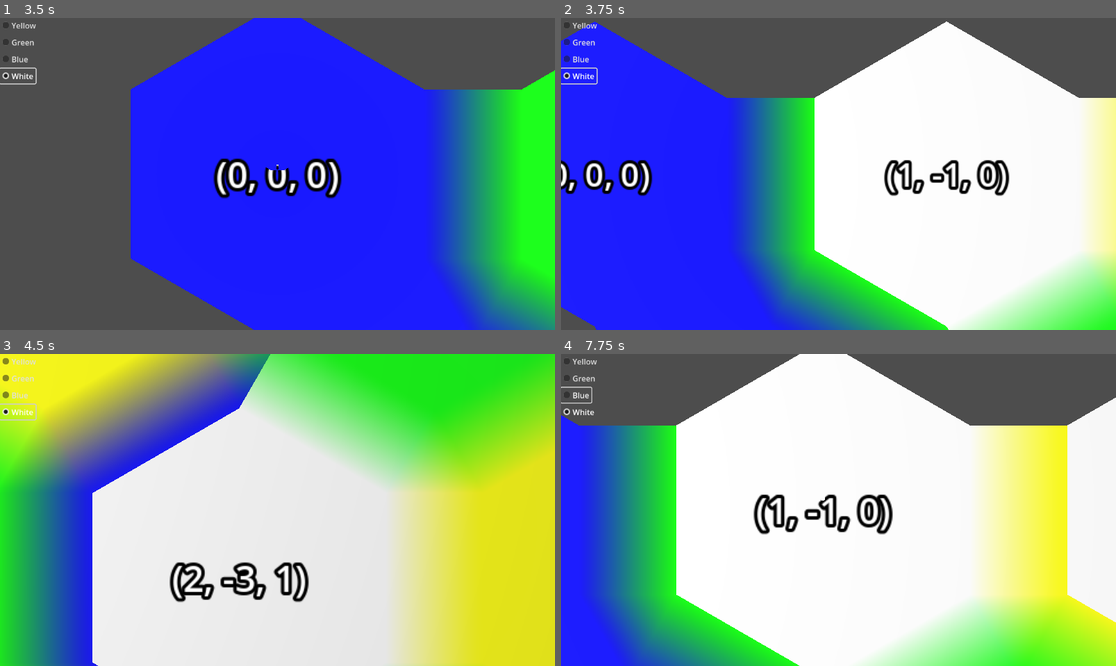
Above: before the commit, frames 1-4 (two rows, left to right).
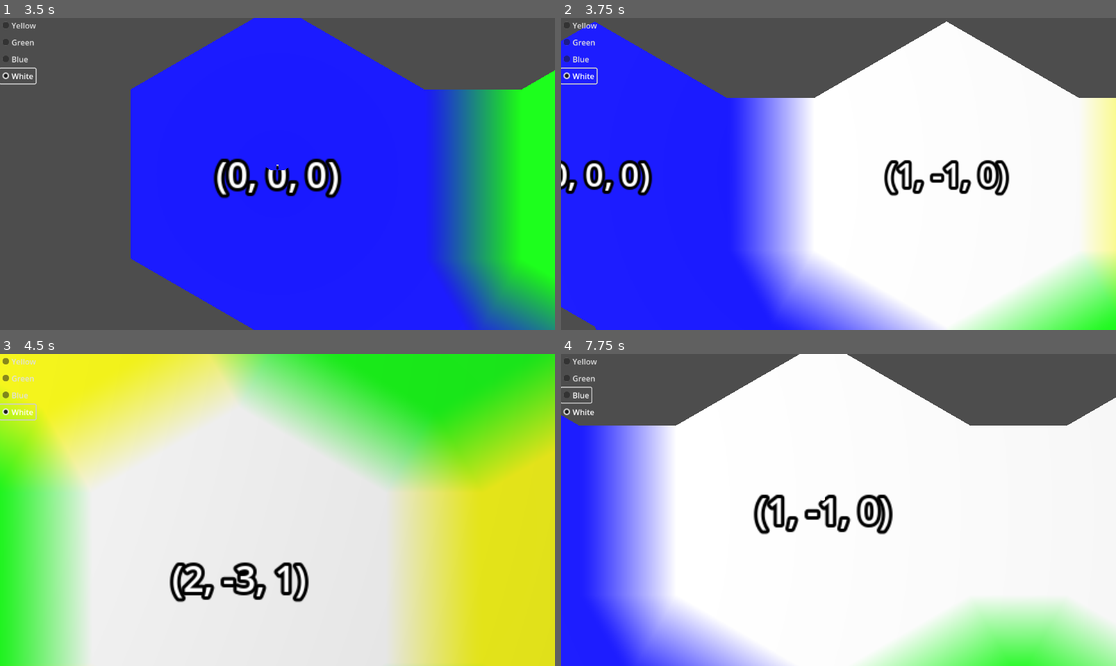
Above: after the commit, the same moments.

Repository: davepruitt/hex_map_godot
Game: Godot game, scene res://main.tscn
Two runs of this game, one before a commit and one after it. Both use one fixed random seed, a clock stepped at 60 frames per second and the inputs below.
Inputs (mouse positions are in pixels of both pictures, inside the frame that each line leads up to):
- Up to frame 1 (3.5 s): click "Yellow" at 0.5 s; click "Green" at 1.25 s; click "Blue" at 2 s; click "White" at 2.75 s
- Up to frame 2 (3.75 s): tap Enter at 3.5 s; move the mouse to (960, 158) at 3.52 s; hold Right (ui_right) from 3.53 s (still down); tap Z at 3.6 s; click (960, 158) at 3.67 s
- Up to frame 3 (4.5 s): move the mouse to (166, 525) at 4.27 s; release Right (ui_right) at 4.28 s; hold Down (ui_down) from 4.28 s (still down); tap X at 4.35 s; click (166, 525) at 4.42 s
- Up to frame 4 (7.75 s): move the mouse to (894, 441) at 5.02 s; release Down (ui_down) at 5.03 s; hold Right (ui_right) 5.03-5.78 s; tap Z at 5.1, 6.6 s; click (894, 441) at 5.17 s; move the mouse to (810, 572) at 5.77 s; hold Up (ui_up) 5.78-6.53 s; tap X at 5.85, 7.35 s; click (810, 572) at 5.92 s; move the mouse to (1005, 556) at 6.52 s; hold Left (ui_left) from 6.53 s (still down); click (1005, 556) at 6.67 s; move the mouse to (672, 463) at 7.27 s; click (672, 463) at 7.42 s

Frame 1 is identical in both runs. In frame 2, 13% of the frame differs, in the area x 31-70%, y 25-100%; in frame 3, 20%; in frame 4, 27%, in the area x 5-100%, y 22-100%.

Commit message:
Cleaning up the code a little bit and following section 1 of tutorial 3.

Diff:
--- a/hex_project_godot/hex_cell.gd
+++ b/hex_project_godot/hex_cell.gd
@@ -1,26 +1,5 @@
 class_name HexCell
 extends Node3D
-
-#region Constants
-
-const OUTER_RADIUS: float = 1.0
-const INNER_RADIUS: float = OUTER_RADIUS * 0.866025404
-
-const CORNERS = [
-	Vector3(0, 0, OUTER_RADIUS),
-	Vector3(INNER_RADIUS, 0, 0.5 * OUTER_RADIUS),
-	Vector3(INNER_RADIUS, 0, -0.5 * OUTER_RADIUS),
-	Vector3(0, 0, -OUTER_RADIUS),
-	Vector3(-INNER_RADIUS, 0, -0.5 * OUTER_RADIUS),
-	Vector3(-INNER_RADIUS, 0, 0.5 * OUTER_RADIUS),
-	Vector3(0, 0, OUTER_RADIUS),
-]
-
-const SOLID_FACTOR: float = 0.75
-
-const BLEND_FACTOR: float = 1.0 - SOLID_FACTOR
-
-#endregion
 
 #region Exported variables
 
@@ -46,6 +25,9 @@
 ## This is an array of all neighbors of this hex cell
 var hex_neighbors: Array[HexCell] = [null, null, null, null, null, null]
 
+## This is the elevation of the hex cell
+var elevation: int = 0
+
 #endregion
 
 #region Overrides
@@ -62,6 +44,16 @@
 
 #region Public methods
 
+func generate_mesh () -> void:
+	_create_mesh()
+
+func generate_mesh_with_color (c: Color) -> void:
+	#Set the color used for each vertex in the hex mesh
+	hex_color = c
+
+	#Regenerate the hex mesh
+	_create_mesh()
+
 func get_neighbor (direction: HexDirectionsClass.HexDirections) -> HexCell:
 	return hex_neighbors[int(direction)]
 
@@ -72,16 +64,6 @@
 	#Set this cell as a neighbor of the other cell
 	var opposite_direction = HexDirectionsClass.opposite(direction)
 	cell.hex_neighbors[int(opposite_direction)] = self
-
-func regenerate_mesh (c: Color) -> void:
-	#Set the color used for each vertex in the hex mesh
-	hex_color = c
-
-	#Regenerate the hex mesh
-	_create_mesh()
-
-func regenerate_mesh_no_changes () -> void:
-	_create_mesh()
 
 #endregion
 
@@ -167,18 +149,18 @@
 #region Public static methods
 
 static func get_first_corner (direction: HexDirectionsClass.HexDirections) -> Vector3:
-	return CORNERS[int(direction)]
+	return HexMetrics.CORNERS[int(direction)]
 
 static func get_second_corner (direction: HexDirectionsClass.HexDirections) -> Vector3:
-	return CORNERS[int(direction) + 1]
+	return HexMetrics.CORNERS[int(direction) + 1]
 
 static func get_first_solid_corner (direction: HexDirectionsClass.HexDirections) -> Vector3:
-	return CORNERS[int(direction)] * SOLID_FACTOR
+	return HexMetrics.CORNERS[int(direction)] * HexMetrics.SOLID_FACTOR
 
 static func get_second_solid_corner (direction: HexDirectionsClass.HexDirections) -> Vector3:
-	return CORNERS[int(direction) + 1] * SOLID_FACTOR
+	return HexMetrics.CORNERS[int(direction) + 1] * HexMetrics.SOLID_FACTOR
 
 static func get_bridge (direction: HexDirectionsClass.HexDirections) -> Vector3:
-	return (CORNERS[int(direction)] + CORNERS[int(direction) + 1]) * BLEND_FACTOR
+	return (HexMetrics.CORNERS[int(direction)] + HexMetrics.CORNERS[int(direction) + 1]) * HexMetrics.BLEND_FACTOR
 
 #endregion
--- a/hex_project_godot/hex_coordinates.gd
+++ b/hex_project_godot/hex_coordinates.gd
@@ -51,10 +51,10 @@
 
 static func FromPosition(position: Vector3) -> HexCoordinates:
 	#This function determines hex coordinates from a Vector3 position within the local hex grid
-	var x = position.x / (HexCell.INNER_RADIUS * 2.0)
+	var x = position.x / (HexMetrics.INNER_RADIUS * 2.0)
 	var y = -x
 
-	var offset = position.z / (HexCell.OUTER_RADIUS * 3.0)
+	var offset = position.z / (HexMetrics.OUTER_RADIUS * 3.0)
 	x -= offset
 	y -= offset
 
--- a/hex_project_godot/hex_grid.gd
+++ b/hex_project_godot/hex_grid.gd
@@ -45,9 +45,7 @@
 			#Increment i
 			i += 1
 
-	for j in range(0, len(_hex_cells)):
-		_hex_cells[j].regenerate_mesh_no_changes()
-
+	refresh()
 
 # Called every frame. 'delta' is the elapsed time since the previous frame.
 func _process(delta: float) -> void:
@@ -57,15 +55,12 @@
 
 #region Public methods
 
-func color_cell(position: Vector3, color_to_use: Color) -> void:
+func get_cell (position: Vector3) -> HexCell:
 	#Convert the global position to a position within the hex grid
 	var inverse_transform_point = position * global_transform
 
 	#Convert the position in the hex grid to a set of coordinates within the hex grid
 	var coordinates: HexCoordinates = HexCoordinates.FromPosition(inverse_transform_point)
-
-	#Output the coordinates for debugging purposes
-	print_debug(str(coordinates))
 
 	#Find the index into the _hex_cells list for which hex object we want
 	var index = coordinates.X + coordinates.Z * width + coordinates.Z / 2.0
@@ -73,8 +68,12 @@
 	#Get the selected hex cell object
 	var cell = _hex_cells[index] as HexCell
 
-	#Regenerate the selected hex cell's mesh using the specified color
-	cell.regenerate_mesh(color_to_use)
+	#Return the cell
+	return cell
+
+func refresh () -> void:
+	for i in range(0, len(_hex_cells)):
+		_hex_cells[i].generate_mesh()
 
 #endregion
 
@@ -83,9 +82,9 @@
 func _create_cell(z: int, x: int, i: int) -> void:
 	#Create a Vector3 to store the new hex's position
 	var hex_position = Vector3(
-		(x + z * 0.5 - (z / 2)) * (HexCell.INNER_RADIUS * 2.0),
+		(x + z * 0.5 - (z / 2)) * (HexMetrics.INNER_RADIUS * 2.0),
 		0.0,
-		z * (HexCell.OUTER_RADIUS * 1.5)
+		z * (HexMetrics.OUTER_RADIUS * 1.5)
 	)
 
 	#Instantiate a hex cell object
--- /dev/null
+++ b/hex_project_godot/hex_metrics.gd
@@ -0,0 +1,24 @@
+class_name HexMetrics
+
+#region Constants
+
+const OUTER_RADIUS: float = 1.0
+const INNER_RADIUS: float = OUTER_RADIUS * 0.866025404
+
+const CORNERS = [
+	Vector3(0, 0, OUTER_RADIUS),
+	Vector3(INNER_RADIUS, 0, 0.5 * OUTER_RADIUS),
+	Vector3(INNER_RADIUS, 0, -0.5 * OUTER_RADIUS),
+	Vector3(0, 0, -OUTER_RADIUS),
+	Vector3(-INNER_RADIUS, 0, -0.5 * OUTER_RADIUS),
+	Vector3(-INNER_RADIUS, 0, 0.5 * OUTER_RADIUS),
+	Vector3(0, 0, OUTER_RADIUS),
+]
+
+const SOLID_FACTOR: float = 0.75
+
+const BLEND_FACTOR: float = 1.0 - SOLID_FACTOR
+
+const ELEVATION_STEP: float = 5.0
+
+#endregion
--- a/hex_project_godot/main.gd
+++ b/hex_project_godot/main.gd
@@ -15,6 +15,8 @@
 
 var camera_speed: float = 0.1
 
+var active_color: Color = Color.WHITE
+
 #endregion
 
 #region OnReady public data members
@@ -22,12 +24,9 @@
 @onready var scene_camera := $Camera3D
 @onready var hex_grid := $HexGrid
 
-@onready var check_box_1 := $CanvasLayer/HFlowContainer/CheckBox
-@onready var check_box_2 := $CanvasLayer/HFlowContainer/CheckBox2
-@onready var check_box_3 := $CanvasLayer/HFlowContainer/CheckBox3
-@onready var check_box_4 := $CanvasLayer/HFlowContainer/CheckBox4
+#endregion
 
-#endregion
+#region Overrides
 
 # Called when the node enters the scene tree for the first time.
 func _ready() -> void:
@@ -61,14 +60,34 @@
 
 			var result = space_state.intersect_ray(query)
 			if result:
-				var color_to_use = Color.WHITE
-				if check_box_1.button_pressed:
-					color_to_use = color_1
-				elif check_box_2.button_pressed:
-					color_to_use = color_2
-				elif check_box_3.button_pressed:
-					color_to_use = color_3
-				elif check_box_4.button_pressed:
-					color_to_use = color_4
+				var cell = hex_grid.get_cell(result.position)
+				_edit_cell(cell)
 
-				hex_grid.color_cell(result.position, color_to_use)
+#endregion
+
+#region GUI event handlers
+
+func _on_check_box_color_yellow_pressed() -> void:
+	active_color = color_1
+
+
+func _on_check_box_color_green_pressed() -> void:
+	active_color = color_2
+
+
+func _on_check_box_color_blue_pressed() -> void:
+	active_color = color_3
+
+
+func _on_check_box_color_white_pressed() -> void:
+	active_color = color_4
+
+#endregion
+
+#region Private methods
+
+func _edit_cell (cell: HexCell):
+	cell.hex_color = active_color
+	hex_grid.refresh()
+
+#endregion
--- a/hex_project_godot/main.tscn
+++ b/hex_project_godot/main.tscn
@@ -25,22 +25,27 @@
 offset_right = 40.0
 offset_bottom = 40.0
 
-[node name="CheckBox" type="CheckBox" parent="CanvasLayer/HFlowContainer"]
+[node name="CheckBox_ColorYellow" type="CheckBox" parent="CanvasLayer/HFlowContainer"]
 layout_mode = 2
 button_group = SubResource("ButtonGroup_jp0eq")
 text = "Yellow"
 
-[node name="CheckBox2" type="CheckBox" parent="CanvasLayer/HFlowContainer"]
+[node name="CheckBox_ColorGreen" type="CheckBox" parent="CanvasLayer/HFlowContainer"]
 layout_mode = 2
 button_group = SubResource("ButtonGroup_jp0eq")
 text = "Green"
 
-[node name="CheckBox3" type="CheckBox" parent="CanvasLayer/HFlowContainer"]
+[node name="CheckBox_ColorBlue" type="CheckBox" parent="CanvasLayer/HFlowContainer"]
 layout_mode = 2
 button_group = SubResource("ButtonGroup_jp0eq")
 text = "Blue"
 
-[node name="CheckBox4" type="CheckBox" parent="CanvasLayer/HFlowContainer"]
+[node name="CheckBox_ColorWhite" type="CheckBox" parent="CanvasLayer/HFlowContainer"]
 layout_mode = 2
 button_group = SubResource("ButtonGroup_jp0eq")
 text = "White"
+
+[connection signal="pressed" from="CanvasLayer/HFlowContainer/CheckBox_ColorYellow" to="." method="_on_check_box_color_yellow_pressed"]
+[connection signal="pressed" from="CanvasLayer/HFlowContainer/CheckBox_ColorGreen" to="." method="_on_check_box_color_green_pressed"]
+[connection signal="pressed" from="CanvasLayer/HFlowContainer/CheckBox_ColorBlue" to="." method="_on_check_box_color_blue_pressed"]
+[connection signal="pressed" from="CanvasLayer/HFlowContainer/CheckBox_ColorWhite" to="." method="_on_check_box_color_white_pressed"]
